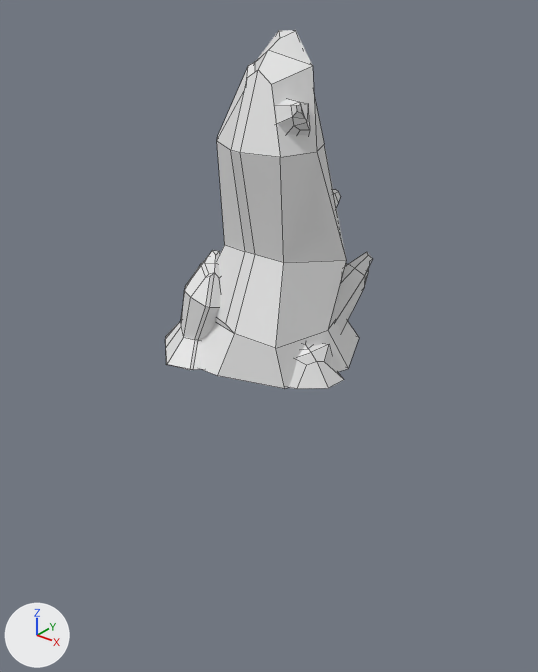
One commit to the FBX model GGJ2016/Assets/Visuals/Models/Power_EarthPillar.FBX: the scene before it, then after it.
Rendered twice from a camera (50 mm lens) standing at (3.2, -3.92, 2.54) and looking at (0.01, 0.06, 0.07). Every picture has the same lights, and +X, +Y and +Z are marked at lower left. Mesh edges are drawn as thin lines. Where no turn or scale is listed for an object, it has been applied to the vertices.
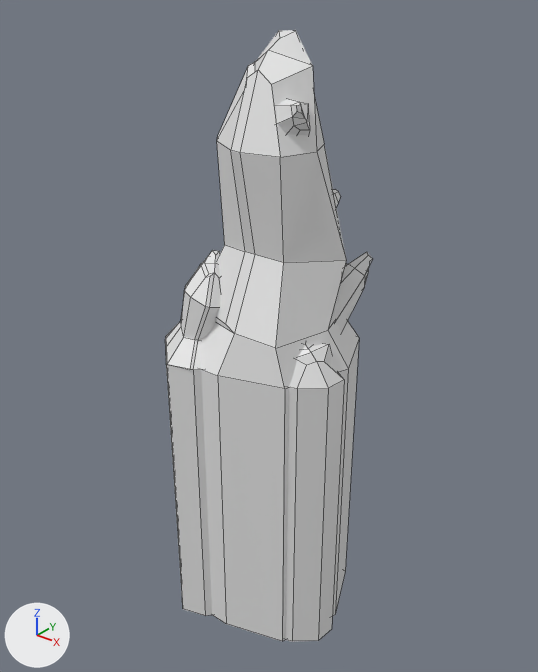
Where the newer file only moved an object's origin or applied its transform, the numbers keep the older frame.

Boxes [x1, y1, x2, y2] around the edits, measured in the pictures (538 x 672 px):
'Box001', reshaped (70% taller): before [165, 30, 372, 389]; after [165, 30, 372, 642]
part 1 of me_mesh, built on: after [166, 339, 359, 642]

Patch to the scene script:
```diff
--- a/GGJ2016/Assets/Visuals/Models/Power_EarthPillar.FBX.py
+++ b/GGJ2016/Assets/Visuals/Models/Power_EarthPillar.FBX.py
@@ me_mesh @@
 # used by ob_box001; location = (0.0, 0.0, 0.0)
-me_mesh.from_pydata(...)  # 226 vertices, 183 faces; spans x -0.7..0.77, y -0.67..0.63, z 0.0..2.22
+me_mesh.from_pydata(...)  # 249 vertices, 203 faces; spans x -0.7..0.77, y -0.67..0.63, z -2.38..2.22
+# me_mesh part 1
+# 1 vertex is removed from x 0.03, y 0.22, z 0.0
+# 4 faces are deleted
+# 24 new vertices lie (0.0, 0.0, -2.38) away from vertices in x -0.7..0.77, y -0.67..0.63, z 0.0
+# 24 new faces join them
```
